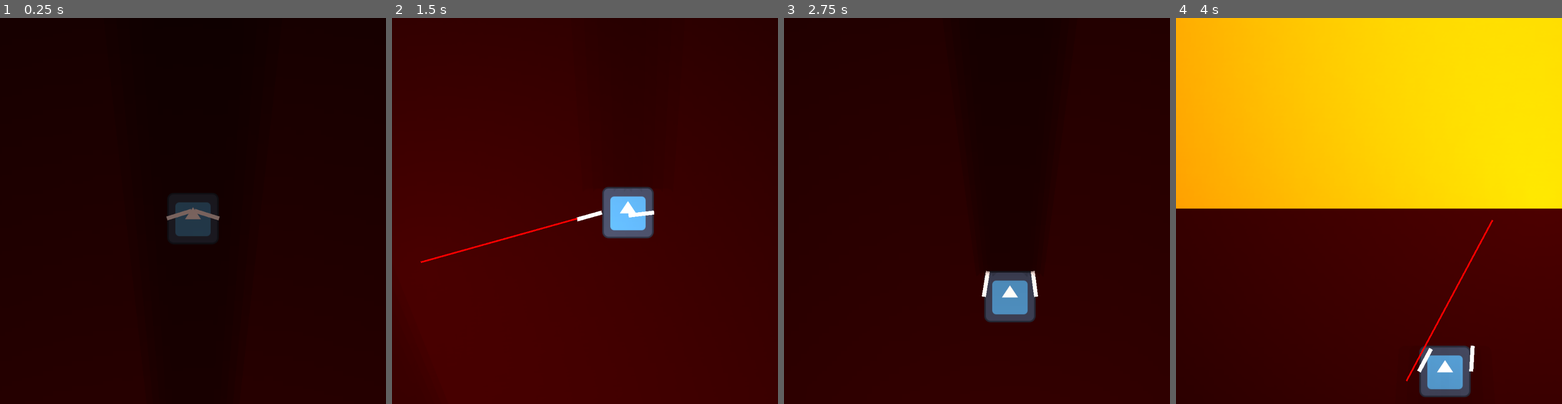
Above: before the commit, frames 1-4 (left to right).
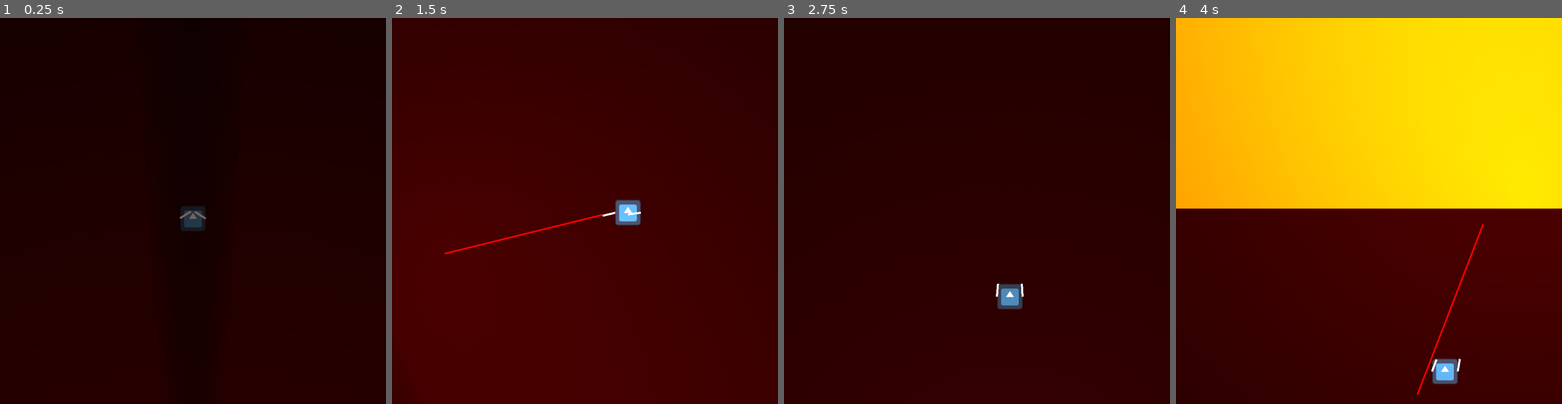
Above: after the commit, the same moments.

Repository: Z3BINI/mini_jam_june
Game: Godot game, scene res://scenes/world/testing_grounds.tscn
Two runs of this game, one before a commit and one after it. Both use one fixed random seed, a clock stepped at 60 frames per second and the inputs below. The engine's default icon, where the game draws it, is replaced by a stand-in: a white triangle on a blue panel in a dark square.
Inputs (mouse positions are in pixels of both pictures, inside the frame that each line leads up to):
- Up to frame 1 (0.25 s): no input
- Up to frame 2 (1.5 s): move the mouse to (669, 191) at 0.52 s; hold D (move_right) 0.53-1.28 s; hold Space (boost) 0.53-1.28 s; move the mouse to (507, 230) at 1.27 s; hold A (move_left) from 1.28 s (still down); click (507, 230) at 1.35 s
- Up to frame 3 (2.75 s): move the mouse to (1015, 126) at 2.02 s; release A (move_left) at 2.03 s; hold D (move_right) from 2.03 s (still down); hold Right mouse button (shoot_grapple_right) from 2.03 s (still down)
- Up to frame 4 (4 s): move the mouse to (1349, 288) at 2.77 s; release Right mouse button (shoot_grapple_right) at 2.78 s; tap Space (boost) at 2.85 s; move the mouse to (1484, 268) at 3.52 s; release D (move_right) at 3.53 s; press the mouse at (1484, 268) at 3.53 s; hold A (move_left) from 3.53 s (still down)

The runs differ from the first frame. In frame 1, 1.4% of the frame differs, in the area x 43-57%, y 45-59%; in frame 2, 2.0%; in frame 3, 1.6%; in frame 4, 2.2%, in the area x 59-83%, y 52-99%.

Commit message:
Scaled down the game's pieces
Everything needs to be smaller so that the player can see more of the game world within the limited resolution. Since this game will be about timing and accuracy it's important that he is able to know where to go next.

Diff:
--- a/scenes/entities/player.tscn
+++ b/scenes/entities/player.tscn
@@ -7,11 +7,10 @@
 friction = 0.25
 
 [sub_resource type="CapsuleShape2D" id="CapsuleShape2D_q8prq"]
-radius = 63.0
-height = 126.0
+radius = 29.0
+height = 60.0
 
 [sub_resource type="OccluderPolygon2D" id="OccluderPolygon2D_c57qy"]
-polygon = PackedVector2Array(-60, -51, -58, -55, -54, -59, -50, -60, 49, -60, 54, -58, 58, -55, 60, -50, 64, -50, 62, -55, 58, -60, 51, -64, -52, -64, -56, -62, -61, -58, -64, -51)
 
 [sub_resource type="Gradient" id="Gradient_p0yrq"]
 offsets = PackedFloat32Array(1)
@@ -19,7 +18,7 @@
 
 [sub_resource type="GradientTexture1D" id="GradientTexture1D_wsuw4"]
 gradient = SubResource("Gradient_p0yrq")
-width = 64
+width = 32
 
 [node name="Player" type="RigidBody2D" groups=["player"]]
 collision_mask = 2
@@ -34,20 +33,21 @@
 occluder = SubResource("OccluderPolygon2D_c57qy")
 
 [node name="Sprite2D" type="Sprite2D" parent="."]
+scale = Vector2(0.5, 0.5)
 texture = ExtResource("3_1ljuk")
 
 [node name="LeftArm" type="Node2D" parent="."]
-position = Vector2(-65, 0)
+position = Vector2(-32, 0)
 
 [node name="TextureRect" type="TextureRect" parent="LeftArm"]
-offset_top = -5.0
-offset_right = 64.0
-offset_bottom = 5.0
+offset_top = -3.0
+offset_right = 32.0
+offset_bottom = 2.0
 pivot_offset = Vector2(0, 5)
 texture = SubResource("GradientTexture1D_wsuw4")
 
 [node name="GrappleSpawn" type="Marker2D" parent="LeftArm"]
-position = Vector2(63, 0)
+position = Vector2(32, 0)
 rotation = 3.14159
 
 [node name="LeftSpring" type="DampedSpringJoint2D" parent="LeftArm"]
@@ -55,17 +55,17 @@
 node_a = NodePath("../..")
 
 [node name="RightArm" type="Node2D" parent="."]
-position = Vector2(65, 0)
+position = Vector2(32, 0)
 
 [node name="TextureRect" type="TextureRect" parent="RightArm"]
-offset_top = -5.0
-offset_right = 64.0
-offset_bottom = 5.0
+offset_top = -3.0
+offset_right = 32.0
+offset_bottom = 2.0
 pivot_offset = Vector2(0, 5)
 texture = SubResource("GradientTexture1D_wsuw4")
 
 [node name="GrappleSpawn" type="Marker2D" parent="RightArm"]
-position = Vector2(63, 0)
+position = Vector2(32, 0)
 rotation = 3.14159
 
 [node name="RightSpring" type="DampedSpringJoint2D" parent="RightArm"]
--- a/scenes/objects/grapple_surface.tscn
+++ b/scenes/objects/grapple_surface.tscn
@@ -3,28 +3,31 @@
 [ext_resource type="Script" path="res://scripts/objects/grapple_surface.gd" id="1_81o47"]
 [ext_resource type="Texture2D" uid="uid://cpi1udnskyfv" path="res://assets/rocks/RockPack128x128.png" id="1_gfqml"]
 
+[sub_resource type="CircleShape2D" id="CircleShape2D_xoad2"]
+radius = 25.9615
+
 [sub_resource type="CapsuleShape2D" id="CapsuleShape2D_y7jv2"]
-radius = 53.0
-height = 144.0
-
-[sub_resource type="CircleShape2D" id="CircleShape2D_xoad2"]
-radius = 54.0093
+radius = 28.0
+height = 70.0
 
 [sub_resource type="OccluderPolygon2D" id="OccluderPolygon2D_4rq55"]
-polygon = PackedVector2Array(-63, -13, -63, -17, -59, -17, -59, -21, -55, -21, -55, -25, -51, -25, -51, -29, -46, -29, -46, -34, -42, -34, -42, -37, -34, -37, -34, -42, -29, -42, -30, -46, -21, -46, -21, -50, 20, -50, 20, -47, 24, -46, 25, -43, 37, -42, 42, -37, 49, -32, 59, -25, 64, -24, 66, -25, 43, -41, 26, -49, 18, -55, -21, -54, -41, -40, -64, -18, -63, -14)
+polygon = PackedVector2Array(-32, -6, -31, -6, -31, -8, -29, -8, -29, -9, -19, -19, -17, -19, -15, -21, -13, -23, -9, -25, 9, -25, 13, -21, 17, -21, 19, -19, 21, -19, 23, -17, 25, -17, 30, -12, 30, -11, 31, -11, 31, -12, 25, -18, 23, -18, 21, -20, 19, -20, 17, -22, 13, -22, 9, -26, -9, -26, -14, -23, -17, -20, -20, -20, -32, -8)
 
 [sub_resource type="CircleShape2D" id="CircleShape2D_mr3pl"]
-radius = 505.001
+radius = 317.191
 
 [node name="GrappleSurface" type="StaticBody2D"]
 collision_layer = 0
 collision_mask = 0
 script = ExtResource("1_81o47")
 
+[node name="CollisionShape2D" type="CollisionShape2D" parent="."]
+shape = SubResource("CircleShape2D_xoad2")
+
 [node name="Sprite2D" type="Sprite2D" parent="."]
 texture_filter = 1
 position = Vector2(-1.90735e-06, -1.43051e-06)
-scale = Vector2(4.15741, 4.15741)
+scale = Vector2(2, 2)
 texture = ExtResource("1_gfqml")
 region_enabled = true
 region_rect = Rect2(63.1412, 61.3388, 34.0441, 27.5301)
@@ -37,9 +40,6 @@
 rotation = 1.5708
 shape = SubResource("CapsuleShape2D_y7jv2")
 
-[node name="CollisionShape2D" type="CollisionShape2D" parent="."]
-shape = SubResource("CircleShape2D_xoad2")
-
 [node name="LightOccluder2D" type="LightOccluder2D" parent="."]
 occluder = SubResource("OccluderPolygon2D_4rq55")
 
